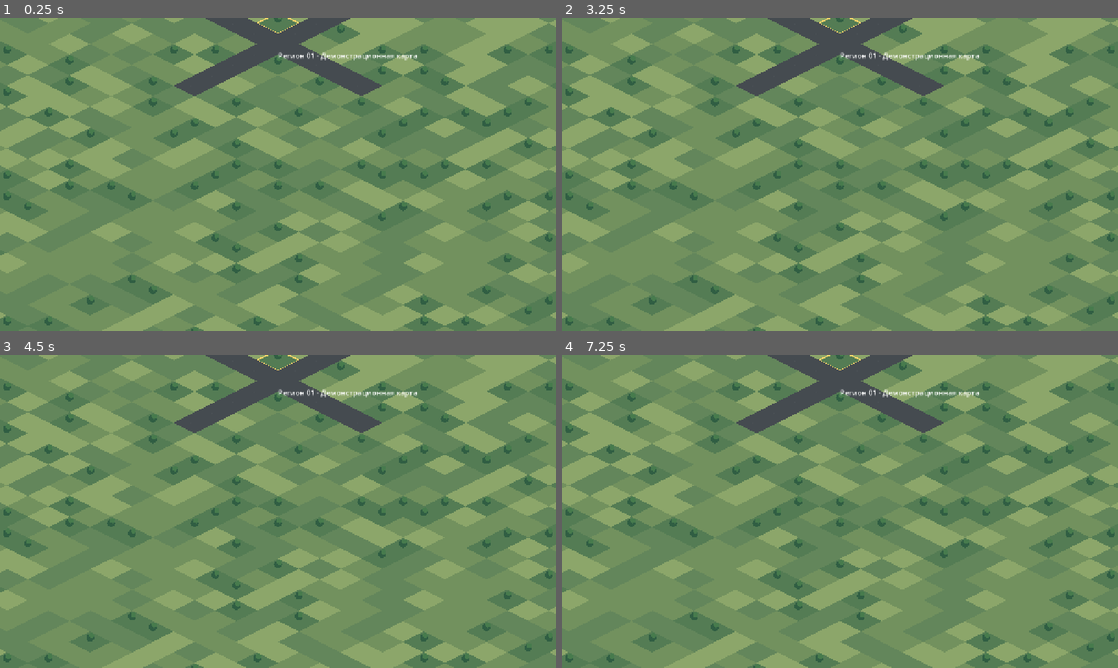
Above: before the commit, frames 1-4 (two rows, left to right).
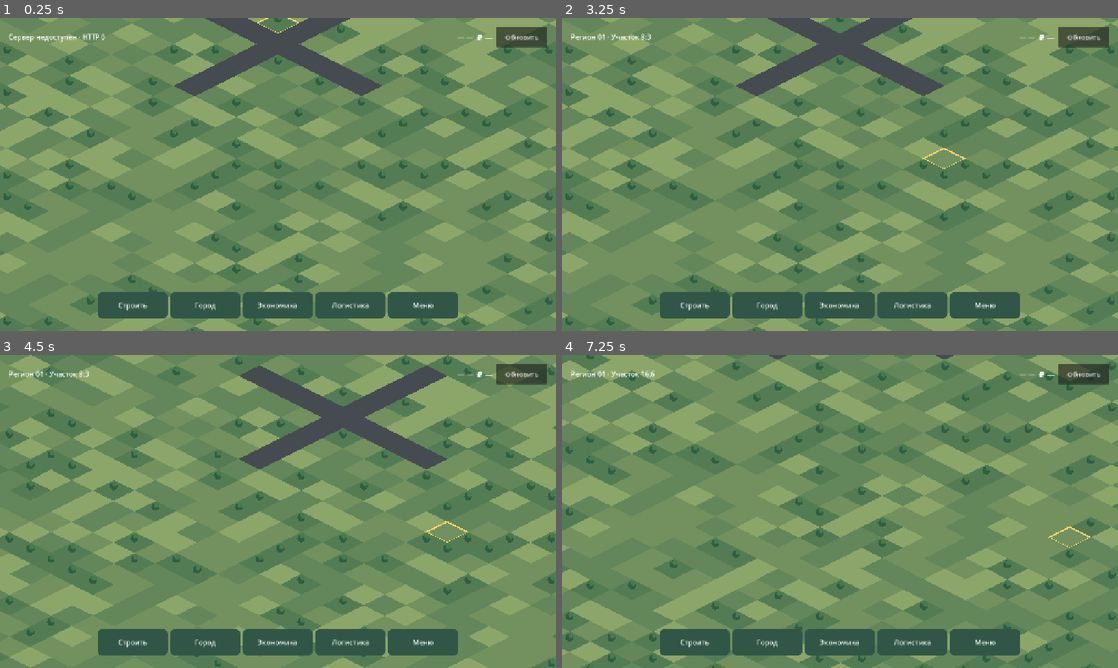
Above: after the commit, the same moments.

Repository: maillunex-lang/LunexEconom
Game: Godot game, scene res://world.tscn
The game is run twice, just before and just after one commit, with the same random seed, the same clock (stepped at 60 frames per second) and the same inputs. This scene is started directly instead of the project's main scene.
Inputs (mouse positions are in pixels of both pictures, inside the frame that each line leads up to):
- Up to frame 1 (0.25 s): no input
- Up to frame 2 (3.25 s): click (1084, 36) at 0.5 s, where only the run after the commit has a clickable "Обновить"; click (1084, 36) at 1.25 s, where only the run after the commit has a clickable "Обновить"; click (1084, 36) at 2 s, where only the run after the commit has a clickable "Обновить"; tap Enter at 2.75 s; move the mouse to (962, 158) at 2.77 s; click (962, 158) at 2.92 s
- Up to frame 3 (4.5 s): tap Space at 3.5 s; drag from (166, 527) to (250, 574) at 3.52 s; move the mouse to (333, 442) at 4.27 s; click (333, 442) at 4.42 s
- Up to frame 4 (7.25 s): tap Enter at 5 s; drag from (812, 574) to (673, 464) at 5.02 s; move the mouse to (1006, 558) at 5.77 s; click (1006, 558) at 5.92 s; tap Space at 6.5 s; drag from (673, 464) to (756, 433) at 6.52 s

The runs differ from the first frame. In frame 1, 6.2% of the frame differs, in the area x 1-99%, y 2-96%; in frame 2, 6.3%; in frame 3, 55%; in frame 4, 56%, in the area x 0-100%, y 0-100%.
Error before the commit: Parse Error: Cannot infer the type of "new_area" variable because the value doesn't have a set type. (res://world_screen.gd:728)

Commit message:
fix(godot): explicitly type isometric rendering and building preview expressions

Diff:
--- a/client/world_screen.gd
+++ b/client/world_screen.gd
@@ -725,7 +725,7 @@
             match world.build_type:
                 "mine", "factory": legacy_area = 6
                 "warehouse": legacy_area = 9
-            var new_area := world.build_square_size * world.build_square_size
+            var new_area: int = int(world.build_square_size) * int(world.build_square_size)
             base_cost = int((base_cost * new_area + legacy_area - 1) / legacy_area)
         var total := base_cost + road_len * road_cell_cost
         if city_mode:
